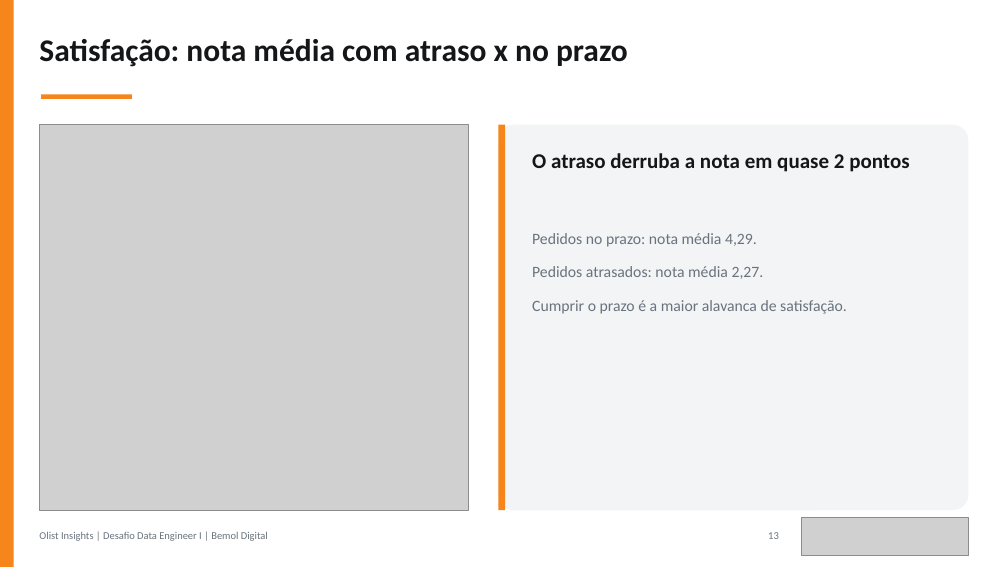
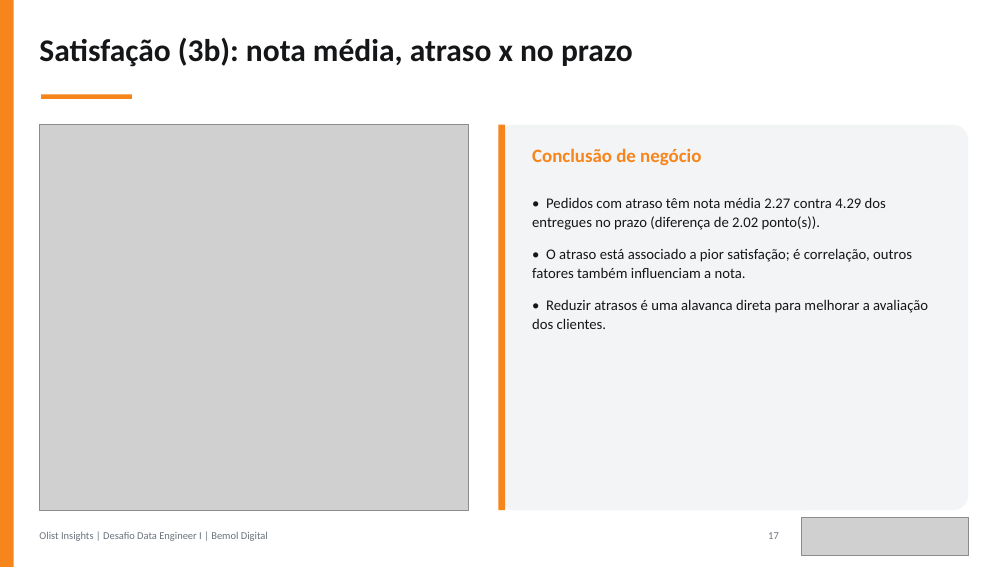
Before and after one commit to JulianaBallin/data-engineer-challenge, a slide deck: slide 17 of docs/apresentacao/apresentacao-olist.pptx (slide 13 before the commit). Drawn at 1008x567 pixels with LibreOffice and Linux fonts; fonts in the diff are those of the drawing; grey boxes stand for pictures. Boxes give left, top, right and bottom in pixels: in the first picture for what was removed or moved away, otherwise in the second. Text is boxed around its words. In the diff, an @@ line names an element or a change of style, - is before the commit and + after.

```diff
--- a/docs/apresentacao/apresentacao-olist.pptx
+++ b/docs/apresentacao/apresentacao-olist.pptx
@@ text at [39, 38, 633, 67]: text changed @@
-Satisfação: nota média com atraso x no prazo
+Satisfação (3b): nota média, atraso x no prazo
@@ text at [532, 148, 701, 165]: text changed; size 20 to 18 pt; text colour #141618 to #F6851B @@
-O atraso derruba a nota em quase 2 pontos
+Conclusão de negócio
@@ text at [532, 197, 928, 329]: text changed; size 15 to 14 pt; text colour #6A737D to #141618 @@
-Pedidos no prazo: nota média 4,29.
-Pedidos atrasados: nota média 2,27.
-Cumprir o prazo é a maior alavanca de satisfação.
+• Pedidos com atraso têm nota média 2.27 contra 4.29 dos entregues no prazo (diferença de 2.02 ponto(s)).
+• O atraso está associado a pior satisfação; é correlação, outros fatores também influenciam a nota.
+• Reduzir atrasos é uma alavanca direta para melhorar a avaliação dos clientes.
```
Also in this commit, not shown: 8 other slides changed, 6 slides added, 35 other files.
